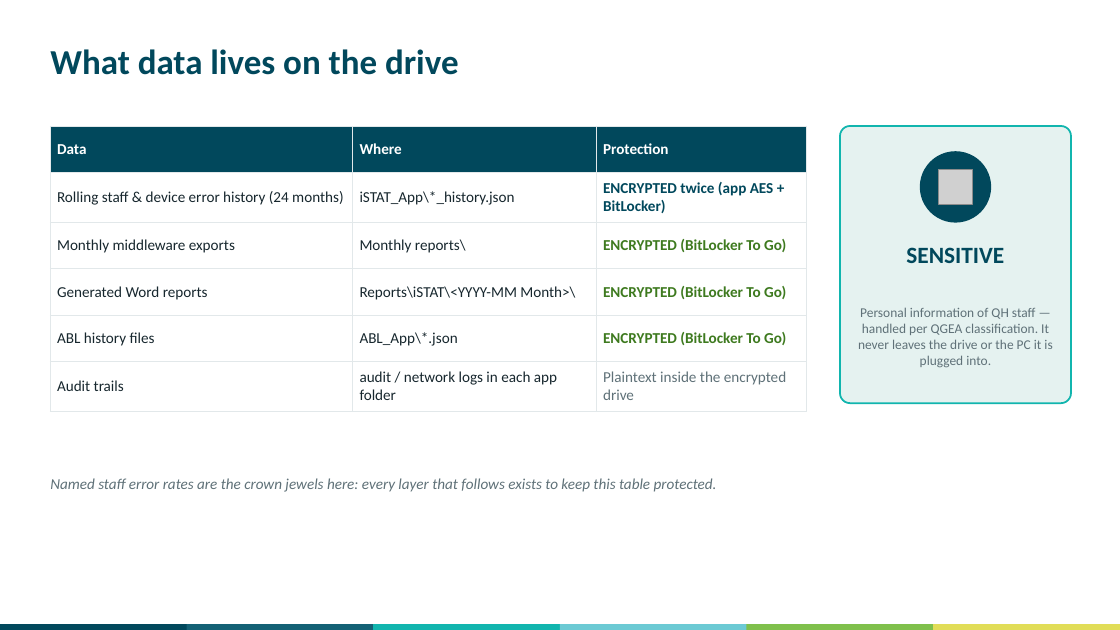
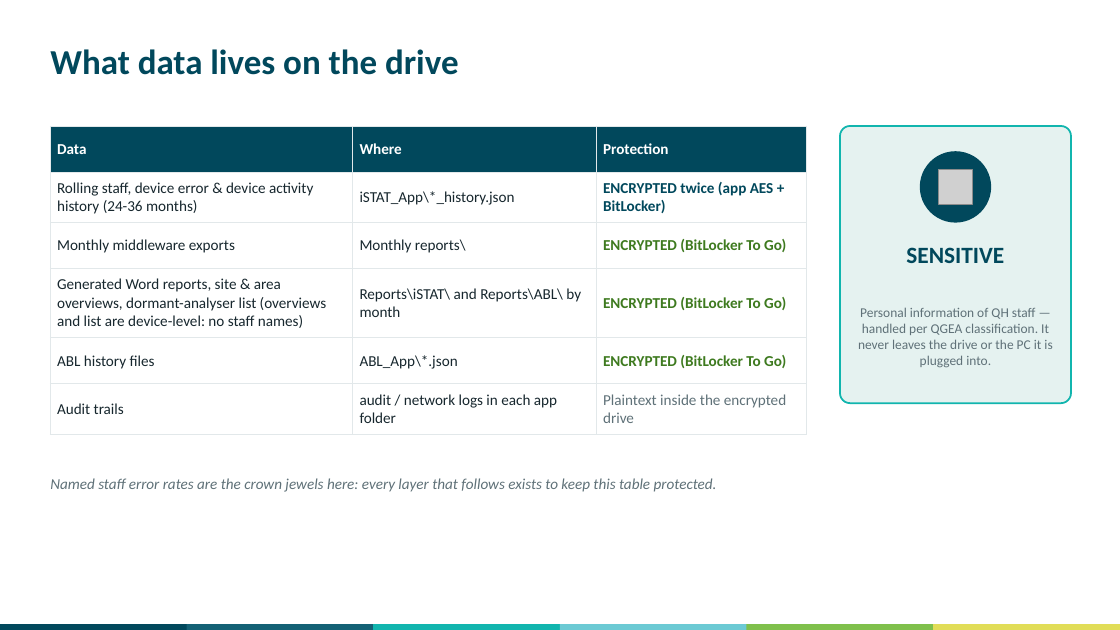
Before and after one commit to swornsealed/Report-app, a slide deck: slide 3 of PQ_Report_Generator_Security_Briefing.pptx. Drawn at 1120x630 pixels with LibreOffice and Linux fonts; fonts in the diff are those of the drawing; grey boxes stand for pictures. Boxes give left, top, right and bottom in pixels: in the first picture for what was removed or moved away, otherwise in the second. Text is boxed around its words. In the diff, an @@ line names an element or a change of style, - is before the commit and + after.

```diff
--- a/PQ_Report_Generator_Security_Briefing.pptx
+++ b/PQ_Report_Generator_Security_Briefing.pptx
@@ table at box(50, 126, 807, 427) @@
-row 2, column 1: Rolling staff & device error history (24 months)
+row 2, column 1: Rolling staff, device error & device activity history (24-36 months)
-row 4, column 1: Generated Word reports
+row 4, column 1: Generated Word reports, site & area overviews, dormant-analyser list (overviews and list are device-level: no staff names)
-row 4, column 2: Reports\iSTAT\<YYYY-MM Month>\
+row 4, column 2: Reports\iSTAT\ and Reports\ABL\ by month
```
